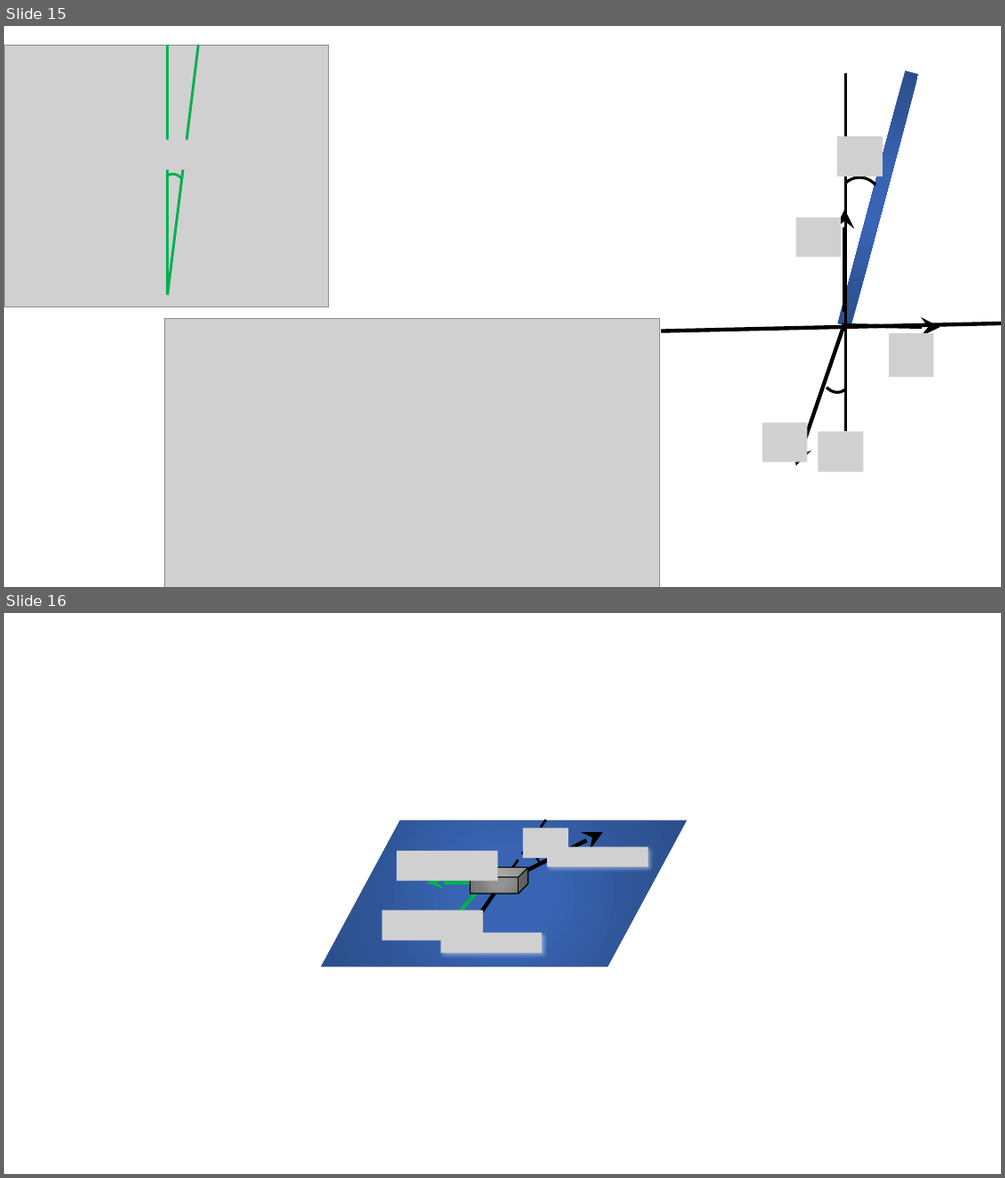
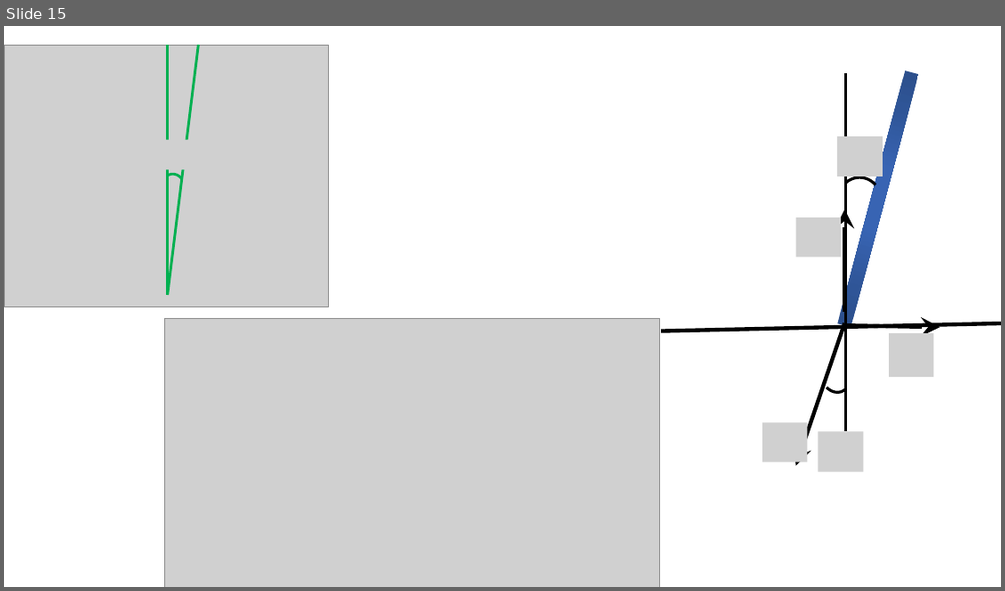
Before and after one commit to savchenko-physics/savchenko-physics.github.io, a slide deck: volunteer/Drawings.pptx. Shown one above the other, each under a label of ours: slides 15 and 16 before the commit, slide 15 after it. The pictures are 1005x1178 and 1005x591 pixels, drawn with LibreOffice and Linux fonts; fonts in the diff are those of the drawing; grey boxes stand for pictures. Boxes give left, top, right and bottom in pixels: in the first picture for what was removed or moved away, otherwise in the second. Text is boxed around its words. In the diff, an @@ line names an element or a change of style, - is before the commit and + after.

```diff
--- a/volunteer/Drawings.pptx
+++ b/volunteer/Drawings.pptx
@@ slide 16 removed at <box>4,613,1001,1174</box>, background #FFFFFF @@
@@ parallelogram removed at <box>322,821,686,966</box> @@
@@ line removed from (546, 819) to (469, 931) @@
@@ picture removed at <box>396,851,498,881</box> @@
@@ arrow removed from (509, 879) to (603, 832) @@
@@ arc (boxed as its full ellipse) removed at <box>510,849,546,886</box> @@
@@ picture removed at <box>523,827,568,858</box> @@
@@ picture removed at <box>547,847,647,868</box> @@
@@ cube removed at <box>469,868,528,893</box> @@
@@ arrow removed from (473, 883) to (426, 883) @@
@@ arrow removed from (476, 892) to (442, 933) @@
@@ arrow removed from (494, 893) to (461, 941) @@
@@ picture removed at <box>382,910,484,940</box> @@
@@ picture removed at <box>441,933,542,952</box> @@
```
Also in this commit, not shown: 3 slides added, 52 other files.
